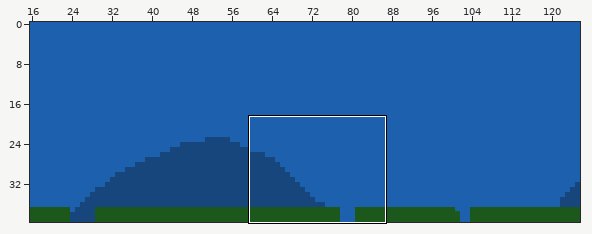
A Tiled map gets an edit: assets/tilemap_t.tmx. Above: a wide view before the commit, with the close-up outlined.
Close-up. The starting point:
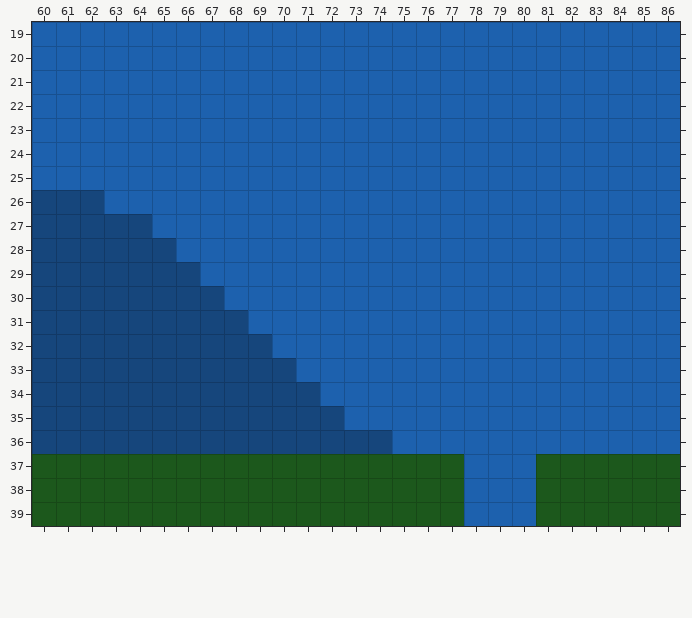
Cells are 32x32 px. Shown: x 60..86, y 19..39. The commit also changed other parts of the map, which this record leaves out.
Once edited:
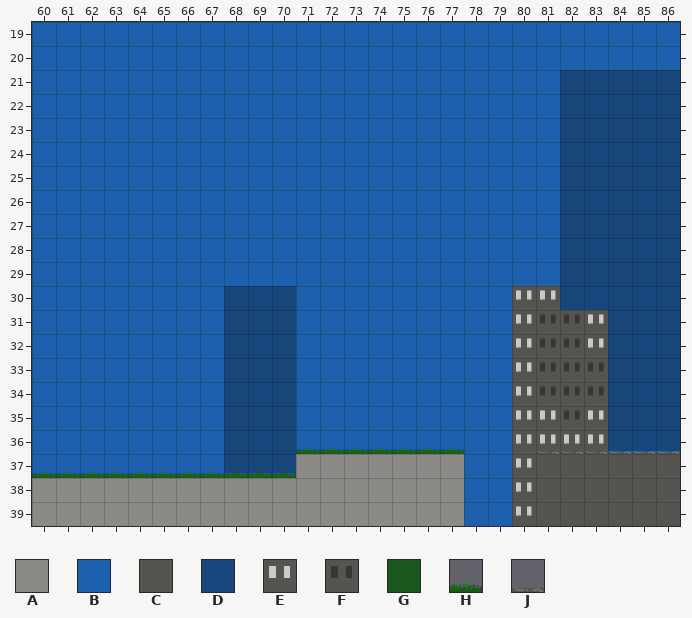
Key: from "tileset": A 1, B 25, C 51, D 75, E 103, F 104, G 125, H 126, J 128.
_ is an empty cell, # one hidden under a higher layer.
From old to new:
Layer "Background":
y 21..29: x 82..86 BBBBB -> DDDDD
y 30: x 68..70 BBB -> DDD; x 82..86 BBBBB -> DDDDD
y 31: x 69..70 BB -> DD; x 82..86 BBBBB -> ##DDD
y 32: x 70 B -> D; x 82..86 BBBBB -> ##DDD
y 33..36: x 82..86 BBBBB -> ##DDD
y 37: x 68..70 ### -> DDD
Layer "MidGround":
y 26: x 60..62 DDD -> ___
y 27: x 60..64 DDDDD -> _____
y 28: x 60..65 DDDDDD -> ______
y 29: x 60..66 DDDDDDD -> _______
y 30: x 60..67 DDDDDDDD -> ________; x 80..81 __ -> EE
y 31..32: x 60..67 DDDDDDDD -> ________; x 80..83 ____ -> EFFE
y 33: x 60..67 DDDDDDDD -> ________; x 80..83 ____ -> EFFF
y 34: x 60..67 DDDDDDDD -> ________; x 71 D -> _; x 80..83 ____ -> EFFF
y 35: x 60..67 DDDDDDDD -> ________; x 71..72 DD -> __; x 80..83 ____ -> EEFE
y 36: x 60..67 DDDDDDDD -> ________; x 71..74 DDDD -> ____; x 80..83 ____ -> EEEE
y 37: x 60..70 ########### -> ___________; x 80 _ -> E
y 38..39: x 80 _ -> E
Layer "Platform":
y 36: x 71..77 _______ -> HHHHHHH; x 81..86 ______ -> JJJJJJ
y 37: x 60..77 GGGGGGGGGGGGGGGGGG -> HHHHHHHHHHHAAAAAAA; x 81..86 GGGGGG -> CCCCCC
y 38..39: x 60..77 GGGGGGGGGGGGGGGGGG -> AAAAAAAAAAAAAAAAAA; x 81..86 GGGGGG -> CCCCCC
